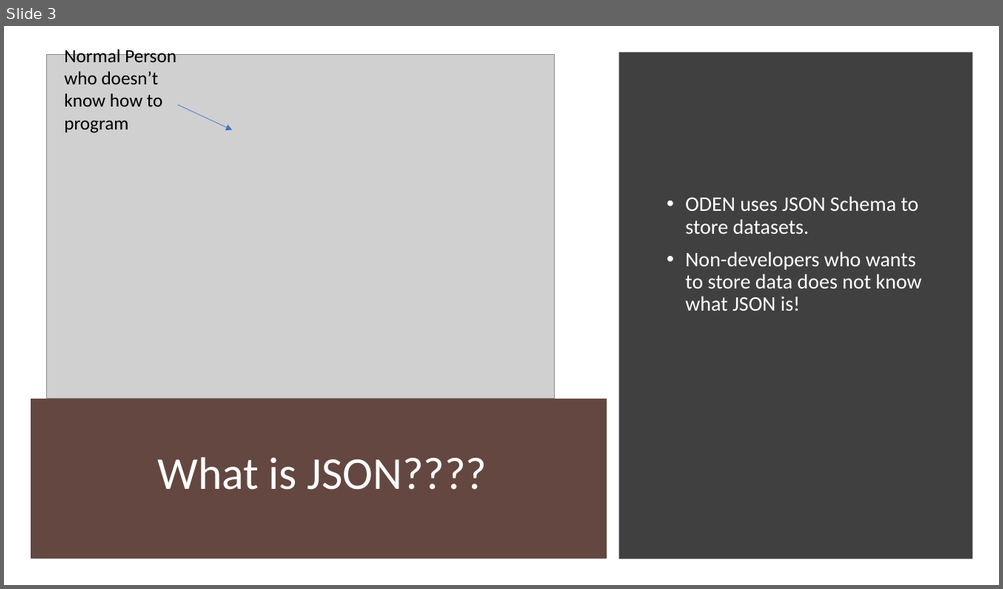
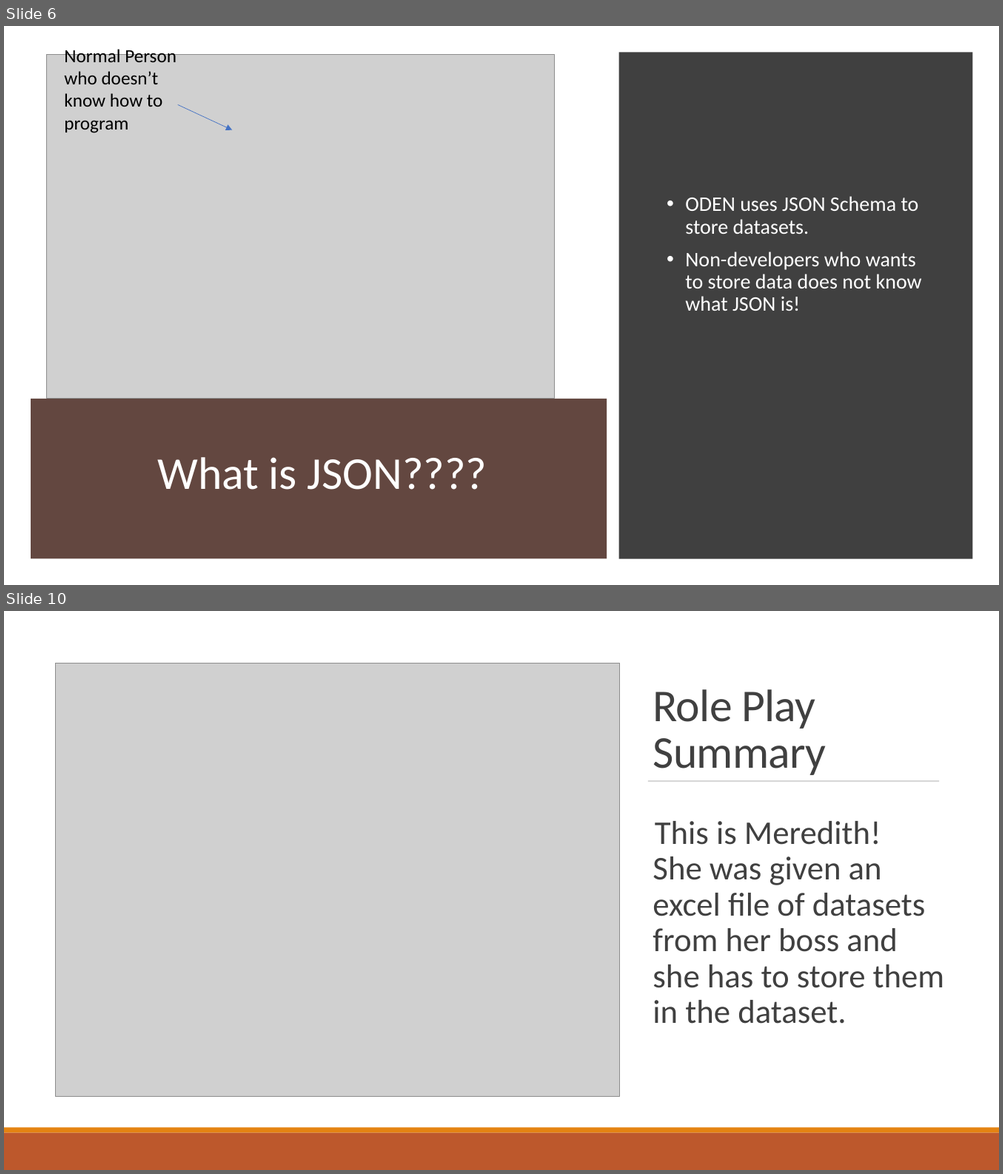
Before and after one commit to mikah13/test-skt, a slide deck: presentationPrep/OpenDataEditorPresentation.pptx. Shown one above the other, each under a label of ours: slide 3 before the commit, slides 6 and 10 after it; the slides between them are not shown. The pictures are 1003x589 and 1003x1174 pixels, drawn with LibreOffice and Linux fonts; fonts in the diff are those of the drawing; grey boxes stand for pictures. Boxes give left, top, right and bottom in pixels: in the first picture for what was removed or moved away, otherwise in the second. Text is boxed around its words. In the diff, an @@ line names an element or a change of style, - is before the commit and + after.

```diff
--- a/presentationPrep/OpenDataEditorPresentation.pptx
+++ b/presentationPrep/OpenDataEditorPresentation.pptx
@@ slide 10 added at [4, 611, 999, 1170], background #FFFFFF @@
@@ rectangle added at [4, 611, 999, 1128], fill #FFFFFF @@
@@ picture added at [56, 664, 620, 1096] @@
@@ title added at [652, 689, 825, 775], 44 pt, text #404040 @@
+Role Play Summary
@@ line added from (648, 781) to (939, 781), #808080 0.5 pt @@
@@ text added at [652, 821, 945, 1024], 32 pt, text #404040 @@
+  This is Meredith!
+  She was given an excel file of datasets from her boss and she has to store them in the dataset.
@@ rectangle added at [4, 1128, 999, 1133], fill #E48312 @@
@@ rectangle added at [4, 1133, 999, 1170], fill #BD582C @@
@@ what was slide 3 is now slide 6 @@
```
Also in this commit, not shown: 4 slides changed, 5 other slides added, 1 other file.
